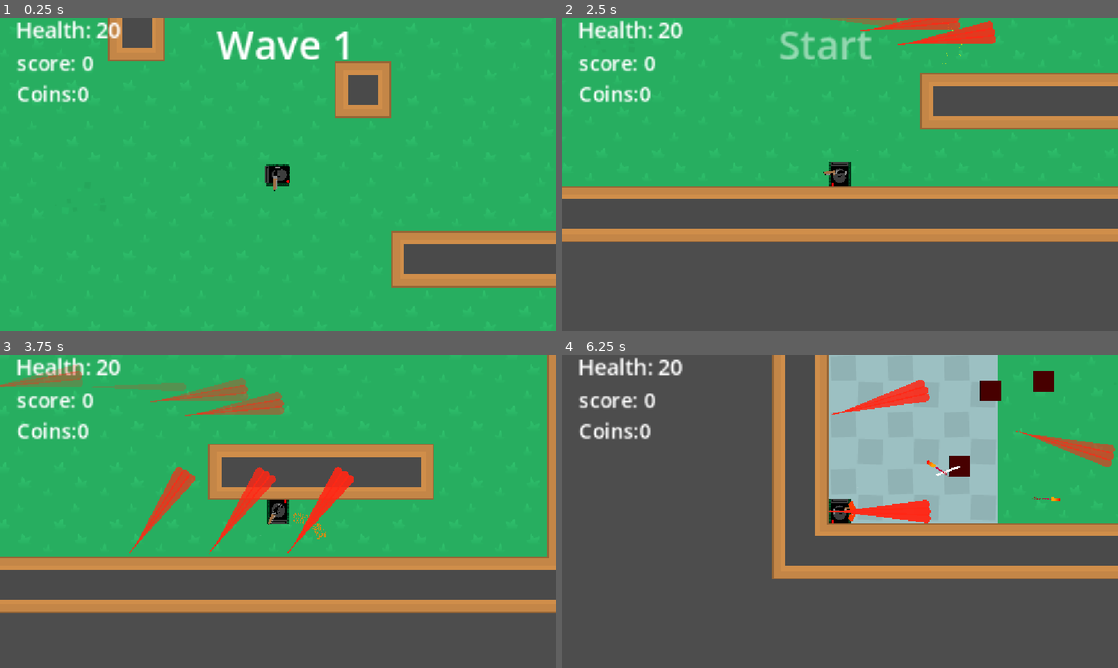
Above: before the commit, frames 1-4 (two rows, left to right).
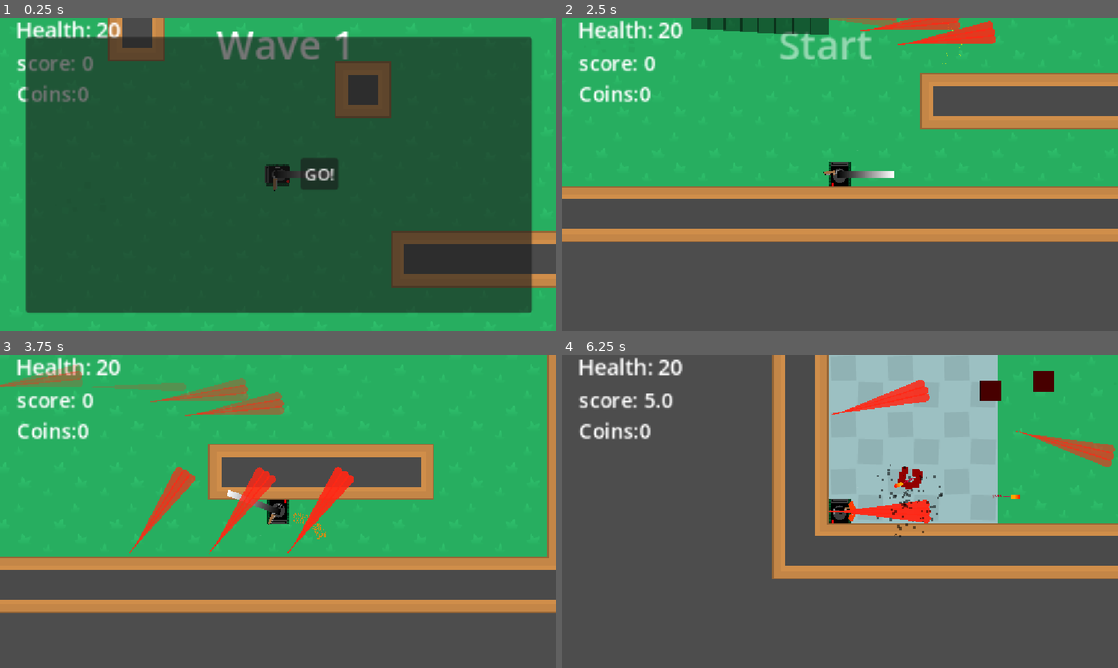
Above: after the commit, the same moments.

Repository: isaacK-428/shot_gun_craze
Game: Godot game, scene res://scenes/maps/courtyard.tscn
The game is run twice, just before and just after one commit, with the same random seed, the same clock (stepped at 60 frames per second) and the same inputs.
Inputs (mouse positions are in pixels of both pictures, inside the frame that each line leads up to):
- Up to frame 1 (0.25 s): no input
- Up to frame 2 (2.5 s): click (884, 174) at 0.5 s, where only the run after the commit has a clickable "GO!"; move the mouse to (962, 158) at 1.27 s; hold Right (go_right) 1.28-2.03 s; hold Space (shoot) 1.28-2.03 s; tap Shift (dash) at 1.35, 2.3 s; move the mouse to (728, 190) at 2.02 s; hold Down (go_down) from 2.03 s (still down); tap Space (shoot) at 2.1 s
- Up to frame 3 (3.75 s): move the mouse to (333, 442) at 2.77 s; release Down (go_down) at 2.78 s; hold Right (go_right) 2.78-3.53 s; hold Space (shoot) 2.78-3.53 s; tap Shift (dash) at 2.85 s; move the mouse to (250, 574) at 3.52 s; hold Up (go_up) from 3.53 s (still down); tap E (pick_up) at 3.6 s
- Up to frame 4 (6.25 s): tap Shift (dash) at 3.8, 5.1 s; move the mouse to (1006, 558) at 4.27 s; release Up (go_up) at 4.28 s; hold Space (shoot) 4.28-5.03 s; hold Left (go_left) 4.28-5.78 s; move the mouse to (673, 464) at 5.02 s; move the mouse to (867, 511) at 5.77 s; hold Down (go_down) from 5.78 s (still down); hold Space (shoot) from 5.78 s (still down)

The runs differ from the first frame. In frame 1, 80% of the frame differs, in the area x 4-96%, y 6-95%; in frame 2, 1.4%; in frame 3, 0.1%; in frame 4, 0.9%.

Commit message:
melee attack
started working on a perk system and added a melee attack

Diff:
--- a/project.godot
+++ b/project.godot
@@ -76,6 +76,12 @@
 , Object(InputEventKey,"resource_local_to_scene":false,"resource_name":"","device":-1,"window_id":0,"alt_pressed":false …(186 unchanged characters)…
 ]
 }
+melee_attack={
+"deadzone": 0.2,
+"events": [Object(InputEventKey,"resource_local_to_scene":false,"resource_name":"","device":-1,"window_id":0,"alt_pressed":false,"shift_pressed":false,"ctrl_pressed":false,"meta_pressed":false,"pressed":false,"keycode":0,"physical_keycode":69,"key_label":0,"unicode":101,"location":0,"echo":false,"script":null)
+, Object(InputEventKey,"resource_local_to_scene":false,"resource_name":"","device":-1,"window_id":0,"alt_pressed":false,"shift_pressed":false,"ctrl_pressed":false,"meta_pressed":false,"pressed":false,"keycode":0,"physical_keycode":88,"key_label":0,"unicode":120,"location":0,"echo":false,"script":null)
+]
+}
 
 [layer_names]
 
--- /dev/null
+++ b/scenes/explosion_area.tscn
@@ -0,0 +1,42 @@
+[gd_scene format=3 uid="uid://dw6hobfqcxpdj"]
+
+[ext_resource type="Script" uid="uid://c7aaq7jp5olvj" path="res://scripts/explosion_area.gd" id="1_k1l10"]
+
+[sub_resource type="CircleShape2D" id="CircleShape2D_b7haw"]
+radius = 59.008472
+
+[sub_resource type="CircleShape2D" id="CircleShape2D_k1l10"]
+radius = 216.66795
+
+[node name="explosion_area" type="Area2D" unique_id=513908508]
+scale = Vector2(0.69, 0.69)
+collision_layer = 4
+collision_mask = 3
+script = ExtResource("1_k1l10")
+
+[node name="CollisionShape2D" type="CollisionShape2D" parent="." unique_id=1980672962]
+shape = SubResource("CircleShape2D_b7haw")
+
+[node name="outer_area" type="Area2D" parent="." unique_id=501167817]
+collision_layer = 4
+collision_mask = 3
+
+[node name="CollisionShape2D" type="CollisionShape2D" parent="outer_area" unique_id=1845255737]
+shape = SubResource("CircleShape2D_k1l10")
+
+[node name="Timer" type="Timer" parent="." unique_id=1825271277]
+wait_time = 0.513
+one_shot = true
+autostart = true
+
+[node name="Polygon2D" type="Polygon2D" parent="." unique_id=1622349528]
+
+[node name="start" type="Timer" parent="." unique_id=1116721077]
+wait_time = 0.321
+one_shot = true
+autostart = true
+
+[connection signal="body_entered" from="." to="." method="_on_body_entered"]
+[connection signal="body_entered" from="outer_area" to="." method="_on_outer_area_body_entered"]
+[connection signal="timeout" from="Timer" to="." method="_on_timer_timeout"]
+[connection signal="timeout" from="start" to="." method="_on_start_timeout"]
--- /dev/null
+++ b/scenes/explosive.tscn
@@ -0,0 +1,39 @@
+[gd_scene format=3 uid="uid://yggk7r37uqff"]
+
+[ext_resource type="Script" uid="uid://yeuquhixqajj" path="res://scripts/explosive.gd" id="1_y3c5q"]
+
+[sub_resource type="Gradient" id="Gradient_1v508"]
+offsets = PackedFloat32Array(0)
+colors = PackedColorArray(0.86083525, 0.4391086, 0, 1)
+
+[sub_resource type="GradientTexture2D" id="GradientTexture2D_y3c5q"]
+gradient = SubResource("Gradient_1v508")
+
+[sub_resource type="RectangleShape2D" id="RectangleShape2D_o2ns3"]
+size = Vector2(18, 18)
+
+[sub_resource type="CircleShape2D" id="CircleShape2D_y3c5q"]
+radius = 143.01399
+
+[node name="explosive" type="Area2D" unique_id=577313024]
+script = ExtResource("1_y3c5q")
+
+[node name="Sprite2D" type="Sprite2D" parent="." unique_id=223110738]
+scale = Vector2(0.27, 0.27)
+texture = SubResource("GradientTexture2D_y3c5q")
+
+[node name="CollisionShape2D" type="CollisionShape2D" parent="." unique_id=1084603855]
+shape = SubResource("RectangleShape2D_o2ns3")
+
+[node name="Timer" type="Timer" parent="." unique_id=877264624]
+wait_time = 2.085
+one_shot = true
+autostart = true
+
+[node name="Area2D" type="Area2D" parent="." unique_id=499037647]
+
+[node name="CollisionShape2D" type="CollisionShape2D" parent="Area2D" unique_id=311620711]
+visible = false
+shape = SubResource("CircleShape2D_y3c5q")
+
+[connection signal="timeout" from="Timer" to="." method="_on_timer_timeout"]
--- a/scenes/layer_2.tscn
+++ b/scenes/layer_2.tscn
@@ -188,9 +188,9 @@
 7:13/0 = 0
 8:13/0 = 0
 18:0/0 = 0
-18:0/0/physics_layer_0/polygon_0/points = PackedVector2Array(-11.159048, -7.5680695, -5.7532806, -6.98888, -5.7532806, -1.5831146, -9.807608, -1.5831146)
+18:0/0/physics_layer_0/polygon_0/points = PackedVector2Array(-9.934738, -15.833492, 13.896217, -22.750557, 9.624283, 11.487045, -15.212566, 17.075333)
 19:0/0 = 0
-19:0/0/physics_layer_0/polygon_0/points = PackedVector2Array(-6.619034, -5.16605, -1.3412018, -5.16605, -1.3412018, -1.1300621, -6.217293, -1.2396879)
+19:0/0/physics_layer_0/polygon_0/points = PackedVector2Array(-14.591648, -17.385796, 18.006721, -17.385796, 13.660271, 15.833496, -15.833488, 14.281189)
 
 [sub_resource type="TileSet" id="TileSet_ppj6f"]
 tile_size = Vector2i(64, 64)
--- a/scenes/maps/courtyard.tscn
+++ b/scenes/maps/courtyard.tscn
@@ -18,9 +18,29 @@
 z_index = 0
 
 [node name="player" parent="." unique_id=156242723 instance=ExtResource("4_6njbu")]
-speed = 500
 health = 20
 weapon_equiped = "shot gun"
+
+[node name="perks" type="Control" parent="player" unique_id=1914402013]
+layout_mode = 3
+anchors_preset = 0
+offset_right = 40.0
+offset_bottom = 40.0
+
+[node name="Panel" type="Panel" parent="player/perks" unique_id=2071942516]
+layout_mode = 0
+offset_left = -245.68968
+offset_top = -133.62071
+offset_right = 248.27592
+offset_bottom = 135.34486
+
+[node name="Button" type="Button" parent="player/perks" unique_id=890391679]
+layout_mode = 0
+offset_left = 22.413797
+offset_top = -15.5172415
+offset_right = 59.413795
+offset_bottom = 15.4827585
+text = "GO!"
 
 [node name="enemy_spawn_container" type="Node" parent="." unique_id=495950726]
 
@@ -44,3 +64,5 @@
 
 [node name="interest_point3" parent="." unique_id=997267898 instance=ExtResource("6_n25pp")]
 position = Vector2(498, 173)
+
+[connection signal="pressed" from="player/perks/Button" to="." method="_on_button_pressed"]
--- a/scenes/maps/harbour.tscn
+++ b/scenes/maps/harbour.tscn
@@ -32,7 +32,10 @@
 position = Vector2(1049, -1348)
 
 [node name="enemy_spawner4" parent="enemy_spawn_container" unique_id=1616027656 instance=ExtResource("5_re20j")]
-position = Vector2(1582, 39)
+position = Vector2(1979, -1375)
+
+[node name="enemy_spawner5" parent="enemy_spawn_container" unique_id=531263546 instance=ExtResource("5_re20j")]
+position = Vector2(609, -400)
 
 [node name="interest_point" parent="." unique_id=426563752 instance=ExtResource("6_rlgnk")]
 position = Vector2(1708, -1340)
--- a/scenes/player.tscn
+++ b/scenes/player.tscn
@@ -48,9 +48,17 @@
 color_ramp = SubResource("GradientTexture1D_fjrip")
 
 [sub_resource type="CircleShape2D" id="CircleShape2D_qlg0r"]
-radius = 15.541171
-
-[node name="player" type="CharacterBody2D" unique_id=156242723]
+radius = 12.95974
+
+[sub_resource type="Gradient" id="Gradient_qlg0r"]
+
+[sub_resource type="GradientTexture2D" id="GradientTexture2D_tuyoq"]
+gradient = SubResource("Gradient_qlg0r")
+
+[sub_resource type="RectangleShape2D" id="RectangleShape2D_fjrip"]
+size = Vector2(65, 8)
+
+[node name="player" type="CharacterBody2D" unique_id=156242723 groups=["player"]]
 scale = Vector2(1.16, 1.16)
 collision_mask = 12
 script = ExtResource("1_3vyb7")
@@ -134,13 +142,6 @@
 explosiveness = 1.0
 process_material = SubResource("ParticleProcessMaterial_dqkch")
 
-[node name="Area2D" type="Area2D" parent="gun" unique_id=541969626]
-scale = Vector2(27.7, 27.7)
-collision_mask = 8
-
-[node name="CollisionPolygon2D" type="CollisionPolygon2D" parent="gun/Area2D" unique_id=1542087091]
-polygon = PackedVector2Array(4, -1, 4, 1, 0, 0)
-
 [node name="shoot_cooldown" type="Timer" parent="." unique_id=204453789]
 wait_time = 0.111
 one_shot = true
@@ -164,10 +165,6 @@
 
 [node name="dash_visuals" type="Timer" parent="." unique_id=750127365]
 wait_time = 0.2
-
-[node name="delete_bullet" type="Timer" parent="." unique_id=687762981]
-wait_time = 0.126
-one_shot = true
 
 [node name="power_up" type="Timer" parent="." unique_id=304393096]
 wait_time = 2.229
@@ -179,6 +176,42 @@
 [node name="CollisionShape2D" type="CollisionShape2D" parent="water_detect" unique_id=1024977599]
 shape = SubResource("CircleShape2D_qlg0r")
 debug_color = Color(0.89301246, 0.0002310276, 0.7870965, 0.41960785)
+
+[node name="invinsibilty_frame" type="Timer" parent="." unique_id=1487028847]
+wait_time = 0.301
+one_shot = true
+
+[node name="melee_cooldown" type="Timer" parent="." unique_id=1100060487]
+wait_time = 0.23
+one_shot = true
+
+[node name="Marker2D" type="Marker2D" parent="." unique_id=781330022]
+scale = Vector2(0.8620691, 0.8620691)
+
+[node name="Sprite2D" type="Sprite2D" parent="Marker2D" unique_id=2012715161]
+position = Vector2(29, 1.9073486e-06)
+scale = Vector2(0.99999994, 0.10937506)
+texture = SubResource("GradientTexture2D_tuyoq")
+
+[node name="Area2D" type="Area2D" parent="Marker2D" unique_id=1789411482]
+collision_layer = 32
+collision_mask = 2
+
+[node name="CollisionShape2D" type="CollisionShape2D" parent="Marker2D/Area2D" unique_id=1756767106]
+position = Vector2(29.499996, -1.4305112e-06)
+shape = SubResource("RectangleShape2D_fjrip")
+
+[node name="test" type="Timer" parent="." unique_id=1829556082]
+wait_time = 0.079
+one_shot = true
+
+[node name="actual_melee_cooldown" type="Timer" parent="." unique_id=259276841]
+wait_time = 1.1429999999999998
+one_shot = true
+
+[node name="actual_melee_cooldown2" type="Timer" parent="." unique_id=1166626250]
+wait_time = 4.966
+one_shot = true
 
 [connection signal="body_entered" from="enemy_detect" to="." method="_on_enemy_detect_body_entered"]
 [connection signal="body_exited" from="enemy_detect" to="." method="_on_enemy_detect_body_exited"]
@@ -187,6 +220,10 @@
 [connection signal="timeout" from="dash_cool_down" to="." method="_on_dash_cool_down_timeout"]
 [connection signal="timeout" from="camera_shake_2" to="." method="_on_camera_shake_2_timeout"]
 [connection signal="timeout" from="dash_visuals" to="." method="_on_dash_visuals_timeout"]
-[connection signal="timeout" from="delete_bullet" to="." method="_on_delete_bullet_timeout"]
 [connection signal="timeout" from="power_up" to="." method="_on_power_up_timeout"]
 [connection signal="body_entered" from="water_detect" to="." method="_on_water_detect_body_entered"]
+[connection signal="timeout" from="invinsibilty_frame" to="." method="_on_invinsibilty_frame_timeout"]
+[connection signal="timeout" from="melee_cooldown" to="." method="_on_melee_cooldown_timeout"]
+[connection signal="body_entered" from="Marker2D/Area2D" to="." method="_on_area_2d_body_entered"]
+[connection signal="timeout" from="test" to="." method="_on_test_timeout"]
+[connection signal="timeout" from="actual_melee_cooldown2" to="." method="_on_actual_melee_cooldown_2_timeout"]
--- a/scenes/visual affects/dash_visuals.tscn
+++ b/scenes/visual affects/dash_visuals.tscn
@@ -16,6 +16,7 @@
 script = ExtResource("1_achba")
 
 [node name="Timer" type="Timer" parent="." unique_id=1245584250]
+wait_time = 2.085
 one_shot = true
 autostart = true
 
--- a/scripts/enemy.gd
+++ b/scripts/enemy.gd
@@ -9,6 +9,7 @@
 var inside = false
 var combo = preload("res://scenes/combo.tscn")
 var power_up = preload("res://scenes/power_up.tscn")
+var bomb = preload("res://scenes/explosive.tscn")
 var can_damage = true
 var player_guy = null
 var target = "interest"
@@ -29,7 +30,7 @@
 
 func _physics_process(delta: float) -> void:
 	recoil_amount.move_toward(Vector2.ZERO,2200.0*delta)
-	if enemy_type == "shooter":
+	if enemy_type == "shooter" || enemy_type == "bomber":
 		gun.look_at(cheese.player_pos)
 	#print(inside,"   ",can_damage)
 	if inside:
@@ -67,7 +68,7 @@
 func take_damage(amount):
 	health-=amount
 	if health<=0:
-		die()
+		die.call_deferred()
 func die():
 	loot_drops()
 	cheese.total_alive_enemies-=1
@@ -117,6 +118,13 @@
 		speed = 20
 		health = 2
 		return
+	if enemy_type == "bomber":
+		speed = 70
+		health = 6
+		$ADHD_timer.queue_free()
+		$Area2D.queue_free()
+		$bullet_container.queue_free()
+		return
 	$ADHD_timer.queue_free()
 	$Area2D.queue_free()
 	$Marker2D.queue_free()
@@ -153,6 +161,14 @@
 		B_I.bullet_damage=1
 		get_tree().root.add_child(B_I)
 		#recoil_amount = Vector2.RIGHT.rotated(gun.rotation + PI) * 7
+	if enemy_type == "bomber":
+		var EX_I = bomb.instantiate()
+		EX_I.global_position = global_position
+		EX_I.direction = Vector2.RIGHT.rotated(gun.rotation)
+		EX_I.global_rotation = gun.rotation
+		EX_I.rotation_degrees+=randi_range(-20,20)
+
+		get_tree().root.add_child(EX_I)
 func spawn_blood():
 	for i in 10:
 		var blood_instance = blood.instantiate()
--- a/scripts/enemy_spawner.gd
+++ b/scripts/enemy_spawner.gd
@@ -43,6 +43,8 @@
 			E_I.enemy_type = "ADHD"
 		6:
 			E_I.enemy_type = "shooter"
+		7:
+			E_I.enemy_type = "bomber"
 	if boss_chance == 50:
 		E_I.enemy_type = "BOSS"
 	node.add_child(E_I)
--- /dev/null
+++ b/scripts/explosion_area.gd
@@ -0,0 +1,27 @@
+extends Area2D
+
+var can_use = false
+# Called when the node enters the scene tree for the first time.
+func _ready() -> void:
+	pass # Replace with function body.
+
+
+# Called every frame. 'delta' is the elapsed time since the previous frame.
+func _process(delta: float) -> void:
+	pass
+
+
+func _on_body_entered(body: Node2D) -> void:
+	body.take_damage(2)
+
+
+func _on_outer_area_body_entered(body: Node2D) -> void:
+	body.take_damage(2)
+
+
+func _on_timer_timeout() -> void:
+	queue_free()
+
+
+func _on_start_timeout() -> void:
+	can_use=true
--- /dev/null
+++ b/scripts/explosive.gd
@@ -0,0 +1,25 @@
+extends Area2D
+var explosion_area = preload("res://scenes/explosion_area.tscn")
+var direction = Vector2.ZERO
+var speed = 370
+# Called when the node enters the scene tree for the first time.
+func _ready() -> void:
+	pass # Replace with function body.
+
+
+# Called every frame. 'delta' is the elapsed time since the previous frame.
+func _process(delta: float) -> void:
+	position+=direction*speed*delta
+	for i in$Area2D.get_overlapping_bodies():
+		if i.is_in_group("player"):
+			explode()
+
+
+
+func _on_timer_timeout() -> void:
+	explode()
+func explode():
+	var E_I = explosion_area.instantiate()
+	E_I.global_position = global_position
+	get_tree().root.add_child(E_I)
+	queue_free()
--- a/scripts/load.gd
+++ b/scripts/load.gd
@@ -6,6 +6,7 @@
 var total_alive_enemies = null
 var credits = 0
 var delta2 = 1
+var choose_perks = false
 # Called when the node enters the scene tree for the first time.
 func _ready() -> void:
 	pass # Replace with function body.
--- a/scripts/main_scene.gd
+++ b/scripts/main_scene.gd
@@ -22,6 +22,8 @@
 	if get_tree().get_nodes_in_group("enemy").is_empty():
 		#await get_tree().create_timer(2.0).timeout
 		#wave(wave_n)
+		$player.change_perks = true
+		set_process(false)
 		WTF()
 		for enemy in get_tree().get_nodes_in_group("enemy"):
 			enemy.speed*=1.5
@@ -47,4 +49,16 @@
 			#var spawner = enemy_spawn_container.get_children().pick_random()
 			#spawner.spawn_enemy()
 func WTF():
+	if wave_n!=1:
+		$player/perks.show()
+		$player/perks/Panel.show()
+		$player/perks/Button.show()
+		wave(wave_n)
+	#wave(wave_n)
+
+
+func _on_button_pressed() -> void:
 	wave(wave_n)
+	$player/perks.hide()
+	$player/perks/Panel.hide()
+	$player/perks/Button.hide()
--- /dev/null
+++ b/scripts/perks.gd
@@ -0,0 +1,11 @@
+extends Control
+
+
+# Called when the node enters the scene tree for the first time.
+func _ready() -> void:
+	pass # Replace with function body.
+
+
+# Called every frame. 'delta' is the elapsed time since the previous frame.
+func _process(delta: float) -> void:
+	pass
--- a/scripts/player.gd
+++ b/scripts/player.gd
@@ -6,13 +6,16 @@
 @onready var gun: Marker2D = $gun
 @onready var shoot_cooldown: Timer = $shoot_cooldown
 @onready var hud: Control = $Camera2D/HUD
-
+var change_perks = false
 var dash_visual = preload("res://scenes/visual affects/dash_visuals.tscn")
 var dash = false
+var actual_melee_cooldown = true
+var invincibilty_frame = false
 var can_shoot = true
 var dir = Vector2.ZERO
 var damage = 1
 var credits = 0
+var can_melee = true
 var can_dash = true
 var recoil_amount = Vector2.ZERO
 var camera_shake_amount = 5
@@ -26,6 +29,8 @@
 	hud.change_health(health)
 	gun_changed(weapon_equiped)
 func _physics_process(delta: float) -> void:
+	perks()
+	melee_attack(delta)
 	if last_coins!=coins:
 		$Camera2D/HUD.change_coins(coins)
 
@@ -99,7 +104,6 @@
 					var collider = ray.get_collider()
 					var collision_point = ray.get_collision_point()
 					if collider.has_method("take_damage"):
-						$delete_bullet.start()
 						collider.take_damage(damage)
 						var S_G_I = shot_gun_particles_1.instantiate()
 						$bullet_container.add_child(S_G_I)
@@ -118,14 +122,20 @@
 func _on_shoot_cooldown_timeout() -> void:
 	can_shoot = true
 func take_damage(amount):
-	health-=amount
-	hud.change_health(health)
-	if health<=0:
-		die()
+	if invincibilty_frame==false:
+		$invinsibilty_frame.start()
+		invincibilty_frame=true
+		health-=amount
+		hud.change_health(health)
+		if health<=0:
+			die()
 func die():
 	set_physics_process(false)
 	await get_tree().create_timer(2.0).timeout
-	get_tree().reload_current_scene()
+	#var object = get_tree().get_nodes_in_group("delete")
+	#for i in object:
+		#i.queue_free()
+	get_tree().change_scene_to_file("res://scenes/main_menu.tscn")
 func gun_changed(gun: String):
 	if gun == "pistol":
 		damage = 1
@@ -165,11 +175,6 @@
 	pass # Replace with function body.
 
 
-func _on_delete_bullet_timeout() -> void:
-	var bodies = $gun/Area2D.get_overlapping_bodies()
-	for body in bodies:
-		if body.has_method("delete_bullet"):
-			body.delete_bullet()
 func get_coin(number):
 	coins+=1
 func get_power_up(type: int):
@@ -217,3 +222,41 @@
 	if body.is_in_group("water"):
 		print("water")
 		die()
+
+
+func _on_invinsibilty_frame_timeout() -> void:
+	invincibilty_frame=false
+
+
+func _on_melee_cooldown_timeout() -> void:
+	can_melee = true
+	$Marker2D.hide()
+	$test.start()
+
+func melee_attack(delta):
+	if can_melee == true:
+		if Input.is_action_just_pressed("melee_attack")&&actual_melee_cooldown==true:
+			$actual_melee_cooldown2.start()
+			actual_melee_cooldown = false
+			can_melee=false
+			$melee_cooldown.start()
+			$Marker2D.show()
+			$Marker2D/Area2D/CollisionShape2D.disabled = false
+	else:
+		$Marker2D.rotate(30*delta)
+
+
+
+func _on_area_2d_body_entered(body: Node2D) -> void:
+	body.take_damage(5)
+
+
+func _on_test_timeout() -> void:
+	$Marker2D/Area2D/CollisionShape2D.disabled = true
+
+
+func _on_actual_melee_cooldown_2_timeout() -> void:
+	actual_melee_cooldown = true
+func perks():
+	if change_perks == true:
+		$perks.show()
Not shown, added: scripts/explosion_area.gd.uid
Not shown, added: scripts/explosive.gd.uid
Not shown, added: scripts/perks.gd.uid
